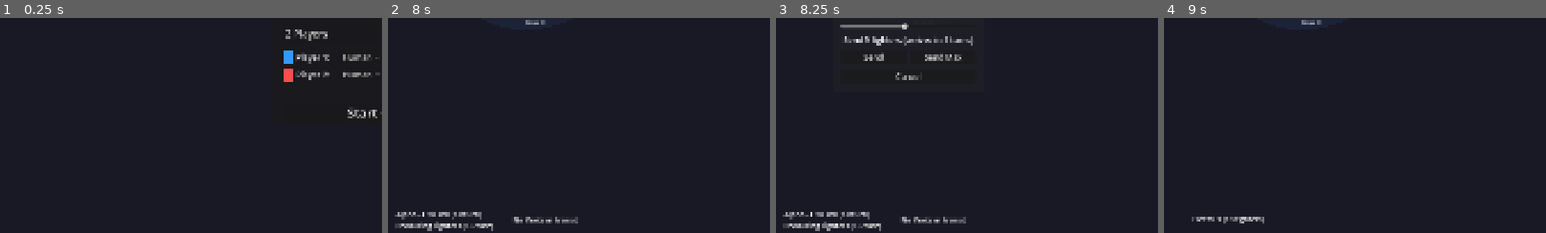
Above: before the commit, frames 1-4 (left to right).
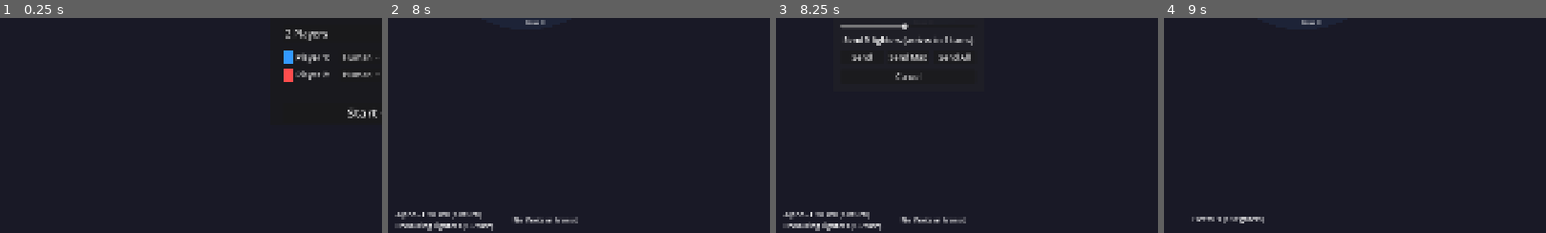
Above: after the commit, the same moments.

Repository: chrbayer/wrs
Game: Godot game, scene res://scenes/main.tscn
Same seed, same stepped clock (60 frames per second), same inputs: the game is played once before the commit and once after it.
Inputs (mouse positions are % of the whole screen's width and height, from its top left):
- Up to frame 1 (0.25 s): no input
- Up to frame 2 (8 s): click "Start Game" at 0.5 s; click "Continue" at 1.25 s; click "End Turn" at 2 s; click "Continue" at 2.75 s; click "End Turn" at 3.5 s; click "End Turn" at 4.25 s; click "Continue" at 5 s; tap Enter at 5.75, 7.25 s; move the mouse to (19, 48) at 5.77 s; click (19, 48) at 5.92 s; tap Space at 6.02, 6.5, 6.77 s; move the mouse to (30, 28) at 6.52 s; click (30, 28) at 6.67 s; move the mouse to (18, 30) at 7.27 s; click (18, 30) at 7.42 s
- Up to frame 3 (8.25 s): tap Space at 8 s; move the mouse to (14, 21) at 8.02 s; click (14, 21) at 8.17 s
- Up to frame 4 (9 s): tap Space at 8.27 s; click "Send Max" at 8.75 s
The pictures show only the part of the screen within x 0-50%, y 50-100%; the shares and areas given below are measured in that part.

Frames 1-2 are identical in both runs. In frame 3, 0.7% of the frame differs, in the area x 19-51%, y 16-20%; in frame 4, nothing differs.

Commit message:
Add Send All button to dispatch all ships in multiple fleet waves
Send Max (formerly Send All) caps at MAX_FLEET_SIZE. New Send All button
sends every available ship, automatically splitting into waves while
preserving the fighter/bomber ratio per wave.

Co-Authored-By: Claude Opus 4.6 <noreply@anthropic.com>

Diff:
--- a/scenes/main.tscn
+++ b/scenes/main.tscn
@@ -137,11 +137,17 @@
 theme_override_font_sizes/font_size = 20
 text = "Send"
 
+[node name="SendMaxButton" type="Button" parent="HUD/SendPanel/VBox/SendButtonContainer"]
+layout_mode = 2
+size_flags_horizontal = 3
+theme_override_font_sizes/font_size = 20
+text = "Send Max"
+
 [node name="SendAllButton" type="Button" parent="HUD/SendPanel/VBox/SendButtonContainer"]
 layout_mode = 2
 size_flags_horizontal = 3
 theme_override_font_sizes/font_size = 20
-text = "Send Max"
+text = "Send All"
 
 [node name="CancelButton" type="Button" parent="HUD/SendPanel/VBox"]
 layout_mode = 2
--- a/scripts/main.gd
+++ b/scripts/main.gd
@@ -39,6 +39,7 @@
 @onready var bomber_slider: HSlider = $HUD/SendPanel/VBox/BomberSlider
 @onready var send_count_label: Label = $HUD/SendPanel/VBox/CountLabel
 @onready var send_button: Button = $HUD/SendPanel/VBox/SendButtonContainer/SendButton
+@onready var send_max_button: Button = $HUD/SendPanel/VBox/SendButtonContainer/SendMaxButton
 @onready var send_all_button: Button = $HUD/SendPanel/VBox/SendButtonContainer/SendAllButton
 @onready var cancel_button: Button = $HUD/SendPanel/VBox/CancelButton
 
@@ -160,6 +161,7 @@
 func _setup_ui_connections() -> void:
 	end_turn_button.pressed.connect(_on_end_turn_pressed)
 	send_button.pressed.connect(_on_send_confirmed)
+	send_max_button.pressed.connect(_on_send_max_confirmed)
 	send_all_button.pressed.connect(_on_send_all_confirmed)
 	cancel_button.pressed.connect(_on_send_cancelled)
 	fighter_slider.value_changed.connect(_on_fighter_slider_changed)
@@ -1001,7 +1003,7 @@
 	send_count_label.text = text
 
 
-func _on_send_all_confirmed() -> void:
+func _on_send_max_confirmed() -> void:
 	var max_total: int = ShipTypes.MAX_FLEET_SIZE
 	var available_f: int = int(fighter_slider.max_value)
 	var available_b: int = int(bomber_slider.max_value) if bomber_slider.visible else 0
@@ -1023,6 +1025,66 @@
 		bomber_slider.value = send_b
 
 	_on_send_confirmed()
+
+
+func _on_send_all_confirmed() -> void:
+	var available_f: int = int(fighter_slider.max_value)
+	var available_b: int = int(bomber_slider.max_value) if bomber_slider.visible else 0
+	var total: int = available_f + available_b
+
+	if total <= 0:
+		send_panel.visible = false
+		show_fleet_arrow = false
+		queue_redraw()
+		return
+
+	var distance: float = send_source_system.get_distance_to(send_target_system)
+	var remaining_f: int = available_f
+	var remaining_b: int = available_b
+
+	# Split into MAX_FLEET_SIZE waves, preserving fighter/bomber ratio
+	while remaining_f + remaining_b > 0:
+		var remaining_total: int = remaining_f + remaining_b
+		var wave_size: int = mini(remaining_total, ShipTypes.MAX_FLEET_SIZE)
+		var wave_f: int
+		var wave_b: int
+
+		if remaining_total <= ShipTypes.MAX_FLEET_SIZE:
+			wave_f = remaining_f
+			wave_b = remaining_b
+		else:
+			var f_ratio: float = float(remaining_f) / float(remaining_total)
+			wave_f = int(round(f_ratio * wave_size))
+			wave_f = mini(wave_f, remaining_f)
+			wave_b = mini(wave_size - wave_f, remaining_b)
+			if wave_f + wave_b < wave_size:
+				wave_f = mini(wave_f + (wave_size - wave_f - wave_b), remaining_f)
+
+		var fleet = Fleet.new(
+			current_player, wave_f,
+			send_source_system.system_id, send_target_system.system_id,
+			current_turn, distance, wave_b
+		)
+		fleets_in_transit.append(fleet)
+		remaining_f -= wave_f
+		remaining_b -= wave_b
+
+	# Remove all ships from source
+	send_source_system.remove_fighters(available_f)
+	send_source_system.remove_bombers(available_b)
+
+	send_panel.visible = false
+	show_fleet_arrow = false
+	queue_redraw()
+	_update_ui()
+
+	if selected_system and selected_system.get_total_ships() == 0:
+		selected_system.set_selected(false)
+		selected_system = null
+		action_panel.visible = false
+		system_info_label.text = ""
+	elif selected_system:
+		_show_owned_system_info(selected_system)
 
 
 func _on_send_confirmed() -> void:
